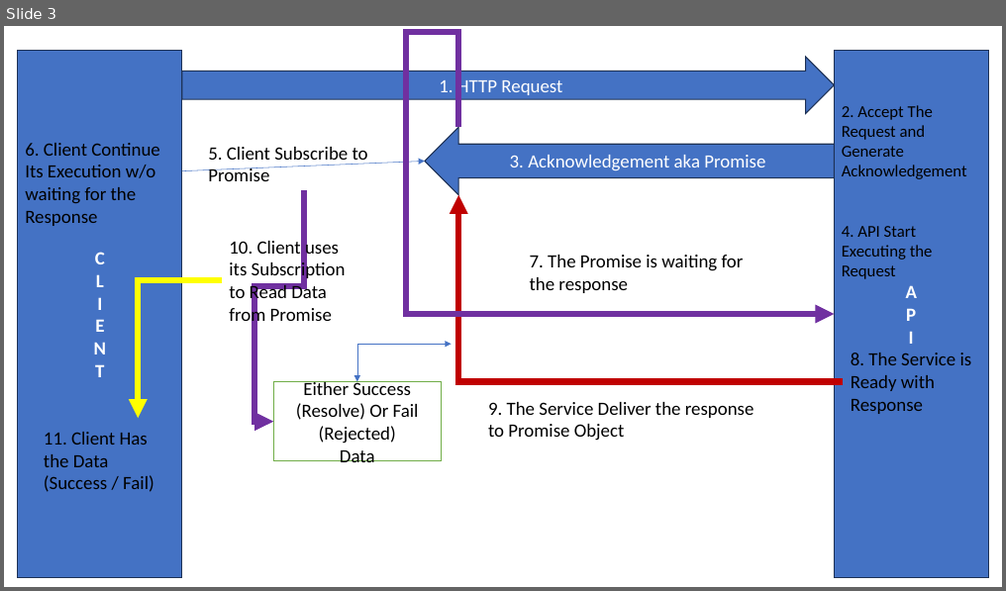
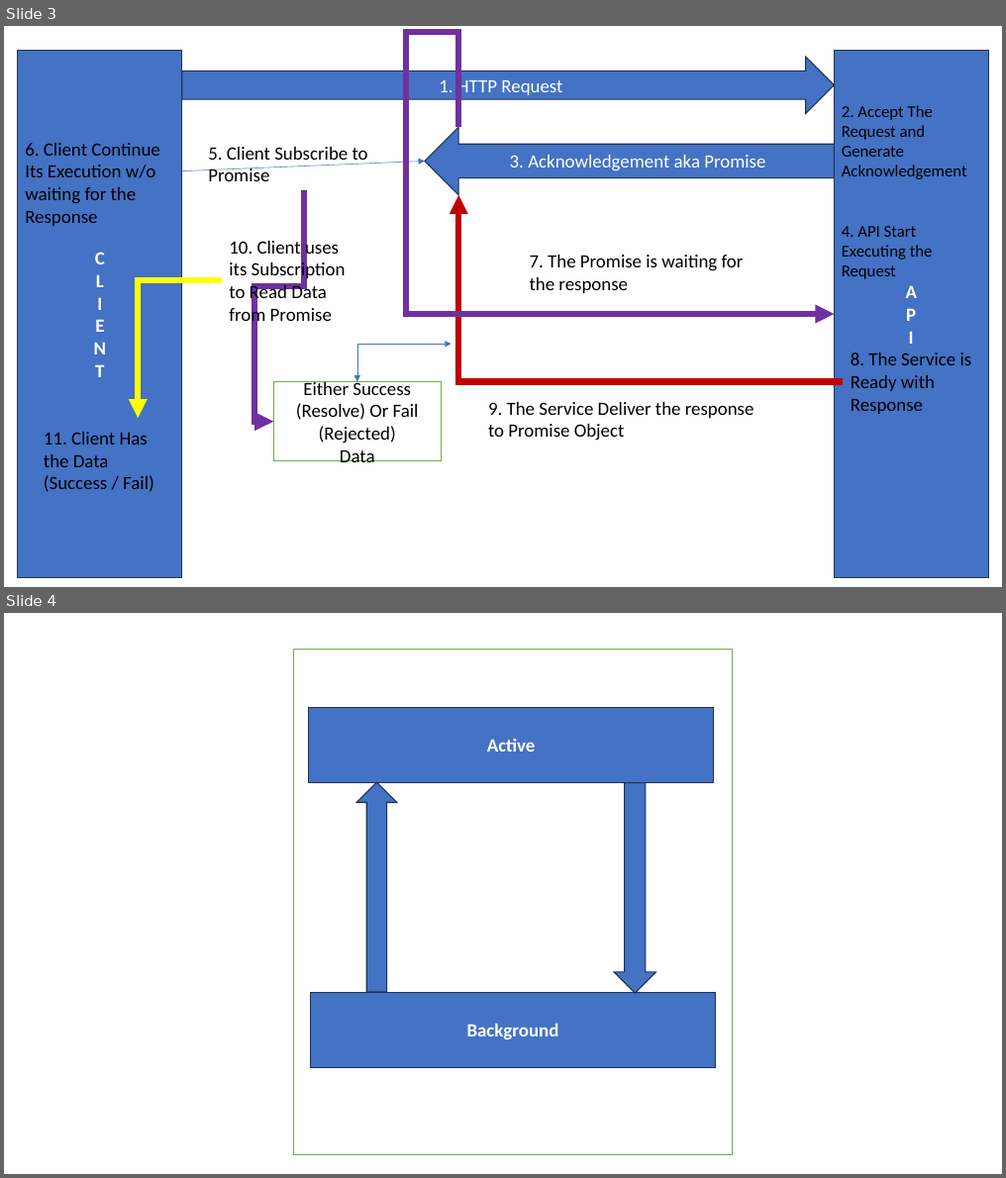
Before and after one commit to maheshsabnis/coreflexreactnative, a slide deck: Images.pptx. Shown one above the other, each under a label of ours: slide 3 before the commit, slides 3 and 4 after it. The pictures are 1006x591 and 1006x1178 pixels, drawn with LibreOffice and Linux fonts; fonts in the diff are those of the drawing. Boxes give left, top, right and bottom in pixels: in the first picture for what was removed or moved away, otherwise in the second. Text is boxed around its words. In the diff, an @@ line names an element or a change of style, - is before the commit and + after.

```diff
--- a/Images.pptx
+++ b/Images.pptx
@@ slide 4 added at bbox=[4, 613, 1002, 1174], background #FFFFFF @@
@@ rectangle added at bbox=[294, 649, 733, 1155], fill #FFFFFF, outline #70AD47 1 pt @@
@@ rectangle added at bbox=[309, 707, 714, 783], fill #4472C4, outline #1E3256 1 pt, 18 pt, text #FFFFFF, bold @@
+Active
@@ up arrow added at bbox=[356, 782, 397, 992], fill #4472C4, outline #1E3256 1 pt @@
@@ down arrow added at bbox=[614, 783, 656, 993], fill #4472C4, outline #1E3256 1 pt @@
@@ rectangle added at bbox=[310, 992, 715, 1068], fill #4472C4, outline #1E3256 1 pt, 18 pt, text #FFFFFF, bold @@
+Background
```
Also in this commit, not shown: 1 other slide added, 6 other files.
